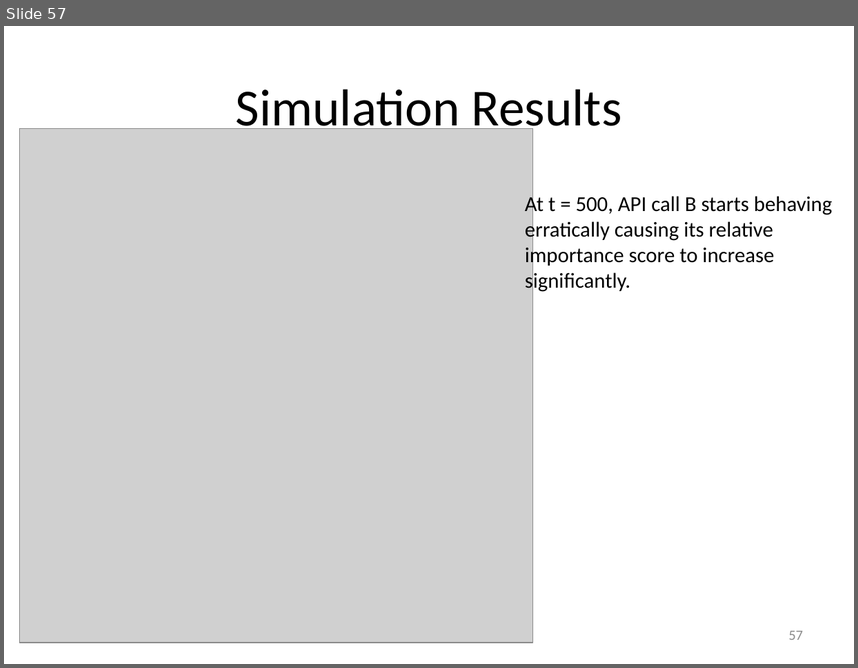
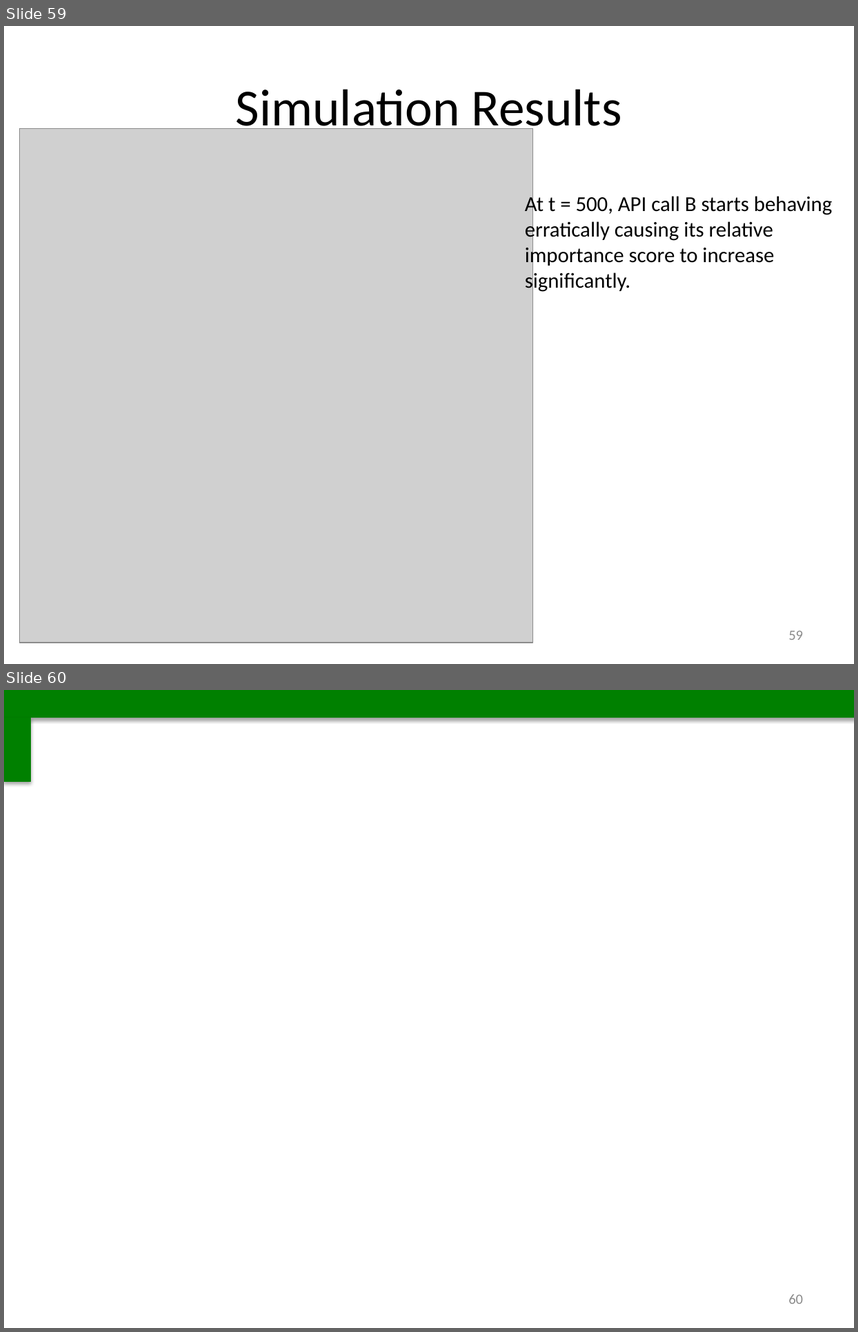
Before and after one commit to Dithn/eager-appscale, a slide deck: Eager/paper/dissertation/dissertation.pptx. Shown one above the other, each under a label of ours: slide 57 before the commit, slides 59 and 60 after it. The pictures are 858x668 and 858x1332 pixels, drawn with LibreOffice and Linux fonts; fonts in the diff are those of the drawing; grey boxes stand for pictures. Boxes give left, top, right and bottom in pixels: in the first picture for what was removed or moved away, otherwise in the second. Text is boxed around its words. In the diff, an @@ line names an element or a change of style, - is before the commit and + after.

```diff
--- a/Eager/paper/dissertation/dissertation.pptx
+++ b/Eager/paper/dissertation/dissertation.pptx
@@ slide 60 added at bbox=[4, 690, 854, 1328], background #FFFFFF @@
@@ rectangle added at bbox=[4, 690, 854, 718], fill #008000 @@
@@ rectangle added at bbox=[4, 718, 30, 782], fill #008000, outline #008000 0.75 pt @@
@@ page number added at bbox=[789, 1294, 803, 1303], 12 pt, text #8C8C8C @@
+60
@@ what was slide 57 is now slide 59 @@
@@ page number at bbox=[789, 630, 803, 639]: text changed @@
-57
+59
```
Also in this commit, not shown: 29 slides changed, 2 other slides added.
